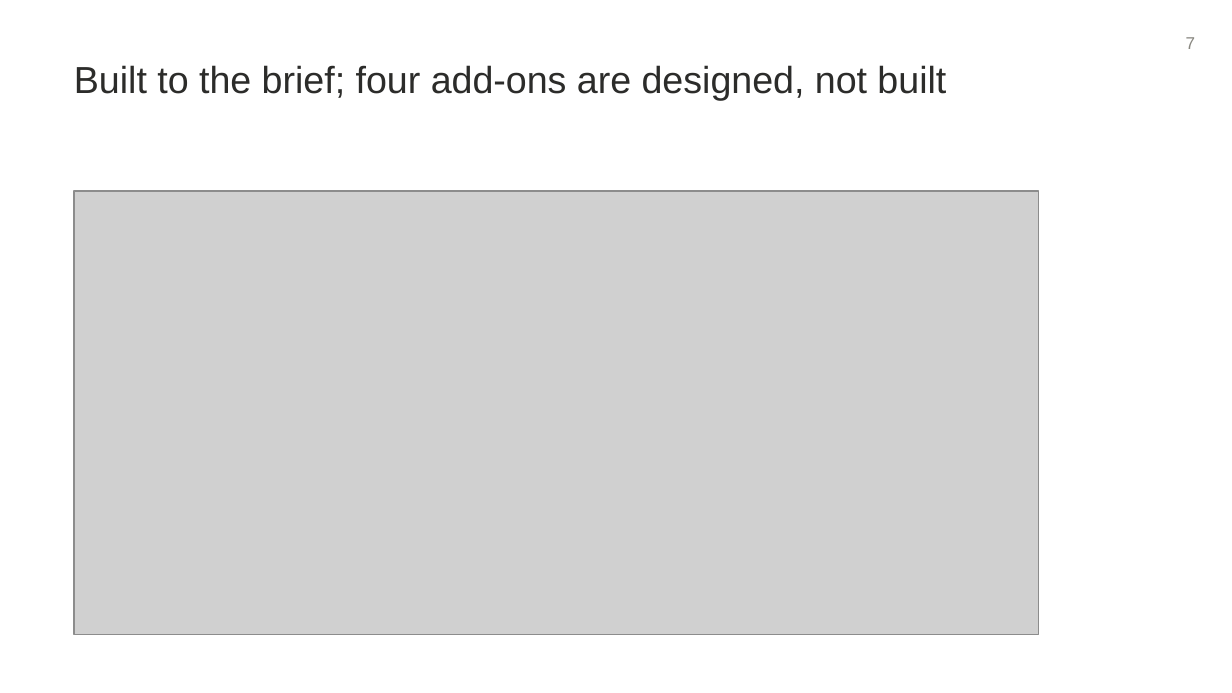
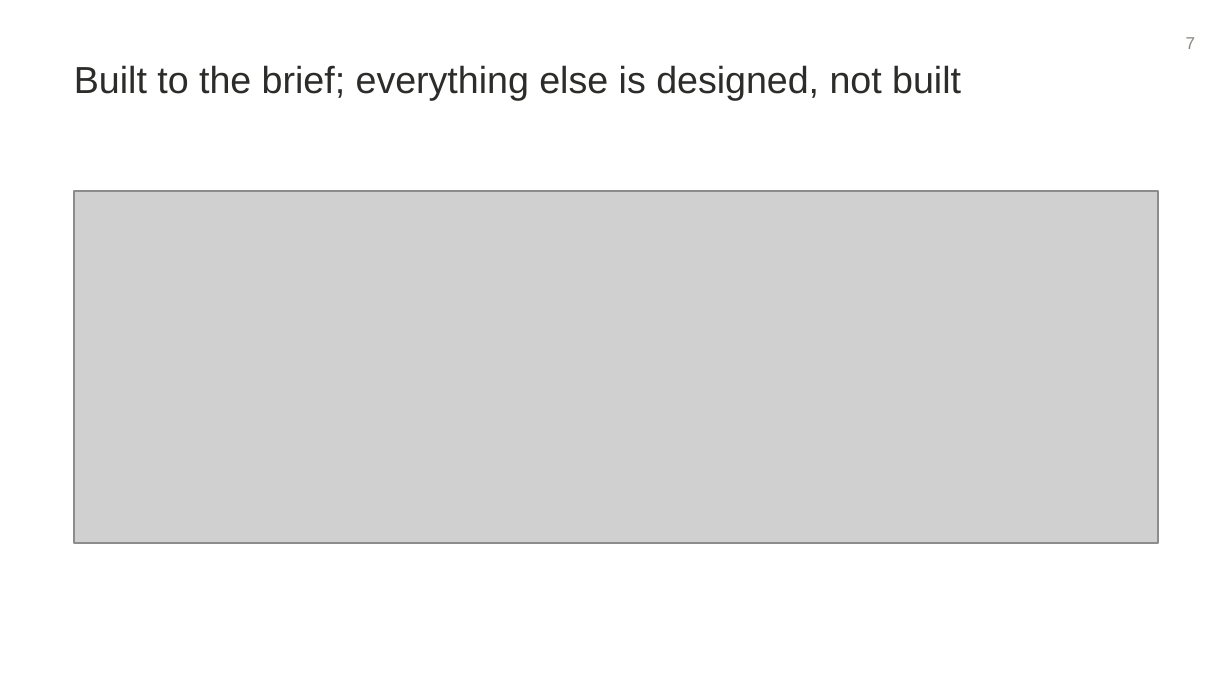
Before and after one commit to jimit1/feature-bug-requests, a slide deck: slide 7 of deck/Feature-Bug-Requests.pptx. Drawn at 1232x693 pixels with LibreOffice and Linux fonts; fonts in the diff are those of the drawing; grey boxes stand for pictures. Boxes give left, top, right and bottom in pixels: in the first picture for what was removed or moved away, otherwise in the second. Text is boxed around its words. In the diff, an @@ line names an element or a change of style, - is before the commit and + after.

```diff
--- a/deck/Feature-Bug-Requests.pptx
+++ b/deck/Feature-Bug-Requests.pptx
@@ text at (74,65,961,100): text changed @@
-Built to the brief; four add-ons are designed, not built
+Built to the brief; everything else is designed, not built
@@ picture: place and size @@
-picture at (74,191,1039,634)
+picture at (74,191,1158,543)
```
Also in this commit, not shown: 5 other files.
